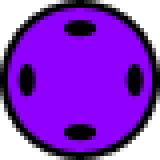
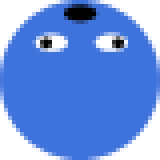
Layered file, before and after one edit (160px x 160px). Changes by layer:
removed layer "Forme 4 copie 3" over 60, 124, 100, 144
removed layer "Forme 4 copie 2" over 60, 20, 100, 40
removed layer "Forme 4 copie" over 16, 64, 36, 100
added layer "Forme 3 copie" above "Forme 4" over 112, 36, 124, 52
painted on "Forme 4" over 64, 4, 144, 100
added layer "Forme 3" above "Forme 2 copie" over 40, 36, 52, 52
added layer "Forme 2 copie" above "Forme 2" over 92, 32, 128, 52
added layer "Forme 2" above "Forme 1" over 32, 32, 68, 52
painted on "Forme 1" over 0, 0, 160, 160
